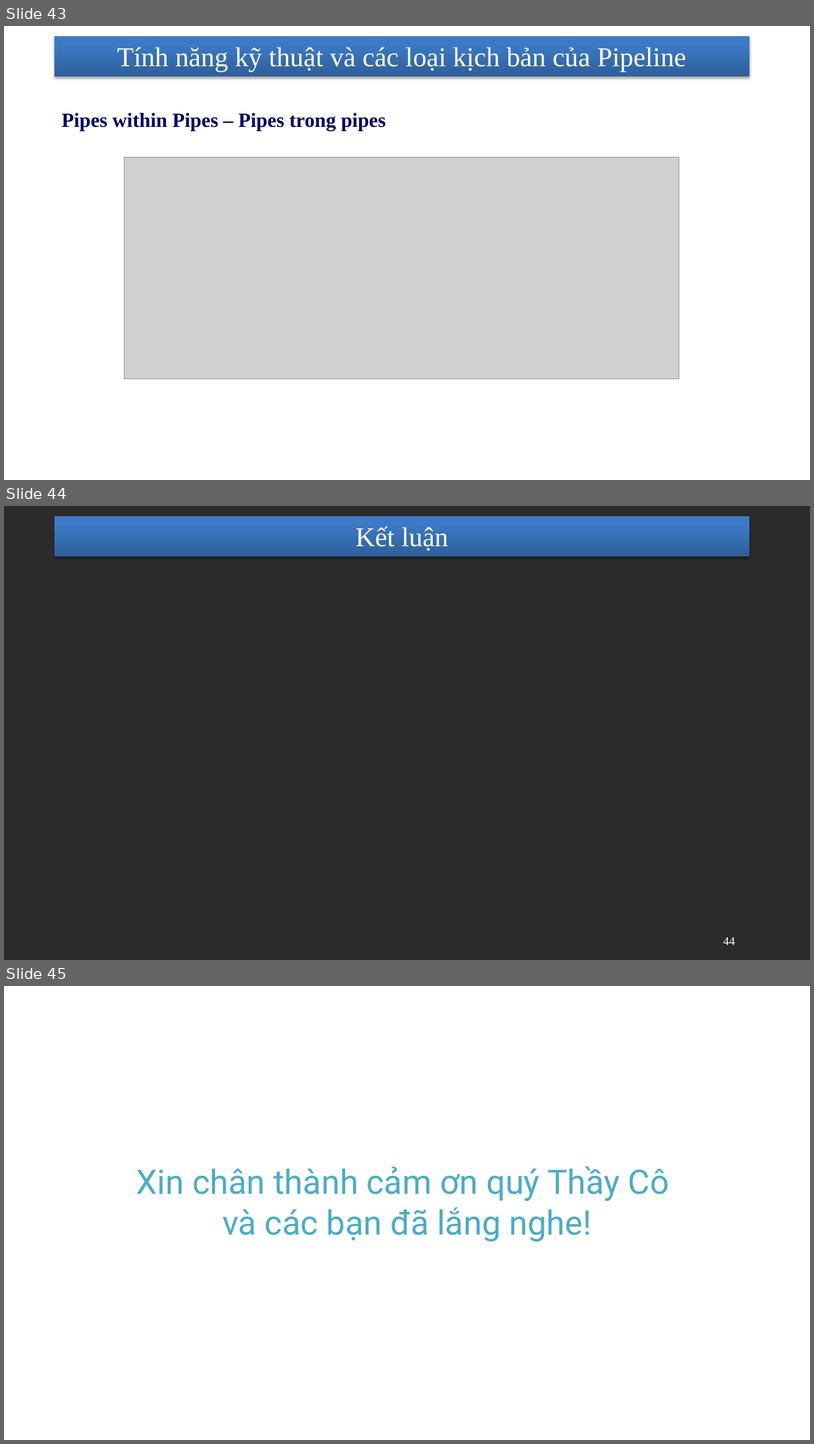
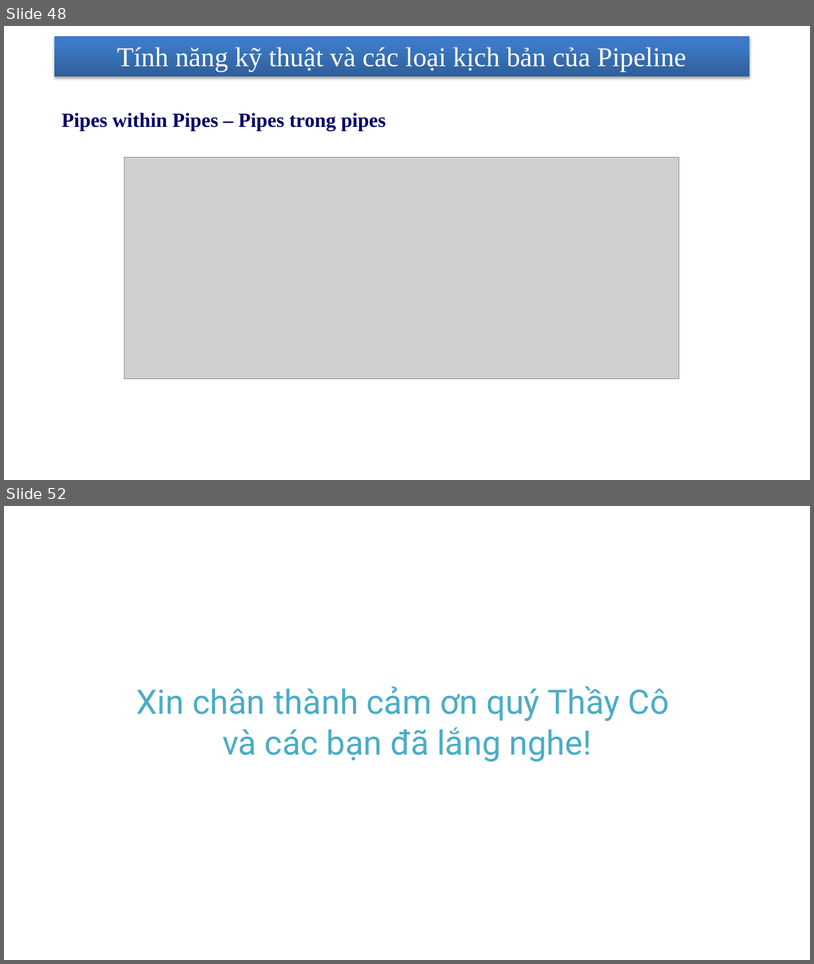
Before and after one commit to nhanhnt/LUANVAN, a slide deck: WORD/luanvan_nhanhnt_ver5.pptx. Shown one above the other, each under a label of ours: slides 43, 44 and 45 before the commit, slides 48 and 52 after it; the slides between them are not shown. The pictures are 814x1444 and 814x964 pixels, drawn with LibreOffice and Linux fonts; fonts in the diff are those of the drawing; grey boxes stand for pictures; background and template pictures are left out; a plain dark background stands for a picture behind light text. Boxes give left, top, right and bottom in pixels: in the first picture for what was removed or moved away, otherwise in the second. Text is boxed around its words. In the diff, an @@ line names an element or a change of style, - is before the commit and + after.

```diff
--- a/WORD/luanvan_nhanhnt_ver5.pptx
+++ b/WORD/luanvan_nhanhnt_ver5.pptx
@@ slide 44 removed at [4, 506, 810, 960], background picture (left out); not listed: 1 template element that a slide beside it also shows @@
@@ title removed at [356, 526, 449, 551] @@
-Kết luận
@@ page number removed at [723, 937, 735, 945] @@
-44
@@ what was slide 43 is now slide 48 @@
@@ what was slide 45 is now slide 52 @@
```
Also in this commit, not shown: 4 slides changed, 9 slides added.
